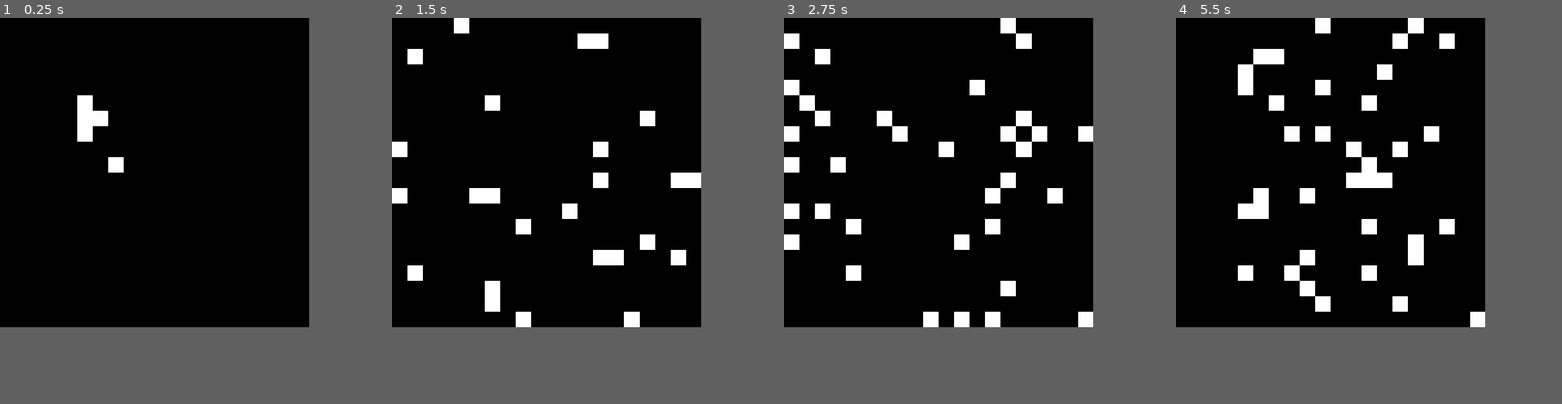
Above: before the commit, frames 1-4 (left to right).
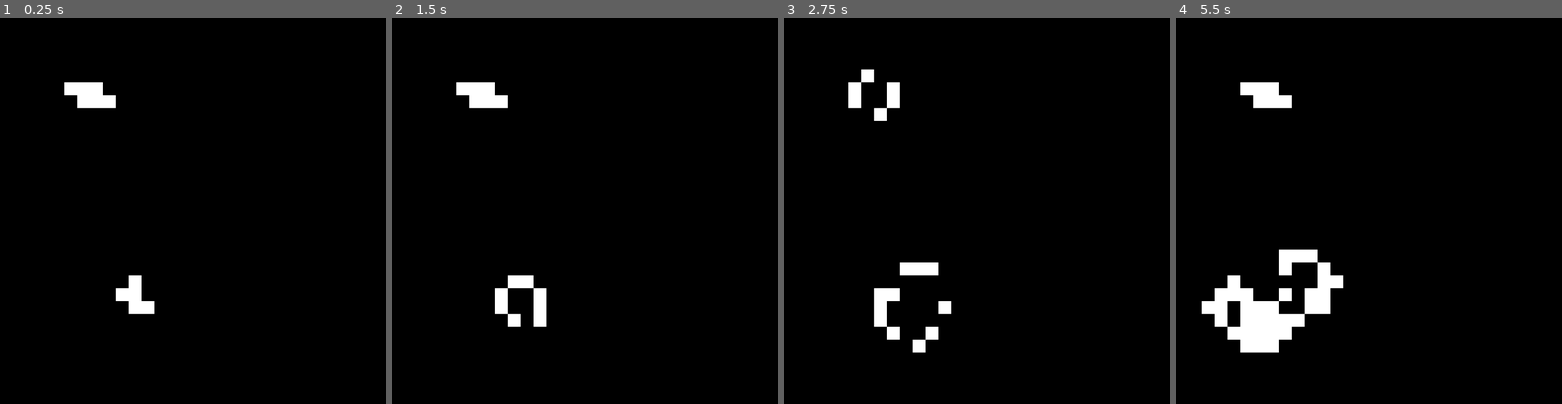
Above: after the commit, the same moments.

Repository: IacobucciB/GameOfLife-Godot
Game: Godot game, scene res://main.tscn
Two runs of this game, one before a commit and one after it. Both use one fixed random seed, a clock stepped at 60 frames per second and the inputs below.
Inputs:
- Up to frame 1 (0.25 s): no input
- Up to frame 2 (1.5 s): no input
- Up to frame 3 (2.75 s): no input
- Up to frame 4 (5.5 s): no input
The window is 640x640 before the commit and 799x799 after it. Grey fills any space a smaller window leaves; there, only what the larger window draws over its background counts as a difference.

The runs differ from the first frame. In frame 1, 1.8% of the frame differs, in the area x 16-41%, y 16-77%; in frame 2, 5.1%; in frame 3, 7.3%; in frame 4, 9.3%, in the area x 6-81%, y 0-87%.

Commit message:
feat: logica del juego completada

Diff:
--- a/Main.gd
+++ b/Main.gd
@@ -6,57 +6,110 @@
 
 var layer_id = 0
 var tile_id = 3
-var atlas_dead_coords = Vector2i(1,0)
-var atlas_alive_coords = Vector2i(0,0)
+var atlas_dead_coords = Vector2i(1, 0)
+var atlas_alive_coords = Vector2i(0, 0)
 
 var rng = RandomNumberGenerator.new()
 
-var FILAS = 20
-var COLUMNAS = 20
+var FILAS = 30
+var COLUMNAS = 30
 var TAM_CELULA = 32
 var TABLERO = []
+var TABLERO_BUFFER = []
+var VIVA = 1
+var MUERTA = 0
 
-func iniciarTablero():
+func iniciar_tablero():
+	TABLERO.clear()
 	for fila in range(FILAS):
 		var nFila = []
 		for columna in range(COLUMNAS):
-			nFila.append(0)
+			nFila.append(MUERTA)
 		TABLERO.append(nFila)
 
-func iniciarCelulas():
-	TABLERO[5][5] = 1
-	TABLERO[5][6] = 1
-	TABLERO[5][7] = 1
-	TABLERO[6][6] = 1
-	TABLERO[7][9] = 1
+func iniciar_tablero_buffer():
+	TABLERO_BUFFER.clear()
+	for fila in range(FILAS):
+		var nFila = []
+		for columna in range(COLUMNAS):
+			nFila.append(MUERTA)
+		TABLERO_BUFFER.append(nFila)
 
-func actualizarTablero():
+func iniciar_celulas():
+	# Blinker
+	TABLERO[20][10] = VIVA
+	TABLERO[21][10] = VIVA
+	TABLERO[22][10] = VIVA
+
+	TABLERO[21][9] = VIVA
+	TABLERO[22][11] = VIVA
+
+	# Toad
+	TABLERO[5][5] = VIVA
+	TABLERO[5][6] = VIVA
+	TABLERO[5][7] = VIVA
+	TABLERO[6][6] = VIVA
+	TABLERO[6][7] = VIVA
+	TABLERO[6][8] = VIVA
+
+
+func calcula_vecinas():
+	for filas in range(1, FILAS - 1):
+		for columnas in range(1, COLUMNAS - 1):
+			var aux = 0
+			if TABLERO[filas - 1][columnas - 1] == VIVA: aux += 1
+			if TABLERO[filas][columnas - 1] == VIVA: aux += 1
+			if TABLERO[filas + 1][columnas - 1] == VIVA: aux += 1
+
+			if TABLERO[filas - 1][columnas] == VIVA: aux += 1
+			if TABLERO[filas + 1][columnas] == VIVA: aux += 1
+
+			if TABLERO[filas - 1][columnas + 1] == VIVA: aux += 1
+			if TABLERO[filas][columnas + 1] == VIVA: aux += 1
+			if TABLERO[filas + 1][columnas + 1] == VIVA: aux += 1
+
+			if TABLERO[filas][columnas] == MUERTA:
+				if aux == 3:
+					TABLERO_BUFFER[filas][columnas] = VIVA
+				else:
+					TABLERO_BUFFER[filas][columnas] = MUERTA
+			else:
+				if aux == 3 or aux == 2:
+					TABLERO_BUFFER[filas][columnas] = VIVA
+				else:
+					TABLERO_BUFFER[filas][columnas] = MUERTA
+
+	for i in range(FILAS):
+		for j in range(COLUMNAS):
+			TABLERO[i][j] = TABLERO_BUFFER[i][j]
+
+func actualizar_tablero():
 	for filas in range(FILAS):
 		for columnas in range(COLUMNAS):
-			if TABLERO[filas][columnas] == 1:
-				MAPA.set_cell(layer_id,Vector2i(filas,columnas),tile_id,atlas_alive_coords)
-			elif TABLERO[filas][columnas] == 0:
-				MAPA.set_cell(layer_id,Vector2i(filas,columnas),tile_id,atlas_dead_coords)
+			if TABLERO[filas][columnas] == VIVA:
+				MAPA.set_cell(layer_id, Vector2i(columnas, filas), tile_id, atlas_alive_coords)
+			elif TABLERO[filas][columnas] == MUERTA:
+				MAPA.set_cell(layer_id, Vector2i(columnas, filas), tile_id, atlas_dead_coords)
 
-func actualizarMapa():
+func actualizar_mapa():
 	for filas in range(FILAS):
 		for columnas in range(COLUMNAS):
-			var dead_or_alive = rng.randf_range(-10.0,10)
+			var dead_or_alive = rng.randf_range(-10.0, 10.0)
 			if dead_or_alive > 8:
-				TABLERO[filas][columnas] = 1
+				TABLERO[filas][columnas] = VIVA
 			else:
-				TABLERO[filas][columnas] = 0
+				TABLERO[filas][columnas] = MUERTA
 
 func _ready():
-	iniciarTablero()
-	iniciarCelulas()
-	actualizarTablero()
+	iniciar_tablero()
+	iniciar_tablero_buffer()
+	iniciar_celulas()
+	actualizar_tablero()
 	DELAY.start()
-
 
 func _process(delta):
 	pass
 
 func _on_tempo_timeout():
-	actualizarMapa()
-	actualizarTablero()
+	calcula_vecinas()
+	actualizar_tablero()
--- a/main.tscn
+++ b/main.tscn
@@ -21,6 +21,7 @@
 format = 2
 
 [node name="TEMPO" type="Timer" parent="."]
+wait_time = 0.3
 autostart = true
 
 [node name="CAMARA" type="Camera2D" parent="."]
--- a/project.godot
+++ b/project.godot
@@ -17,9 +17,8 @@
 
 [display]
 
-window/size/viewport_width=640
-window/size/viewport_height=640
-window/size/resizable=false
+window/size/viewport_width=960
+window/size/viewport_height=960
 
 [rendering]
 
